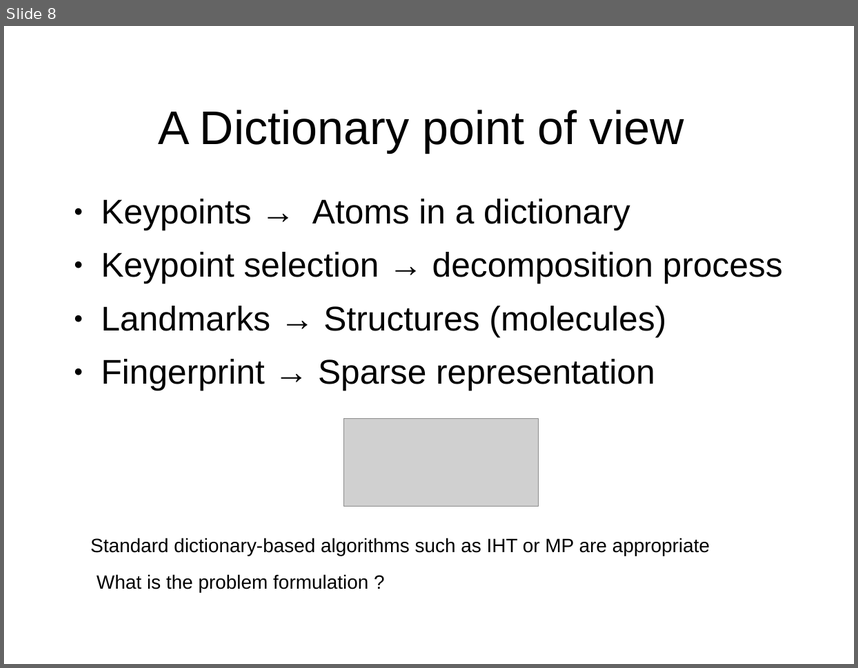
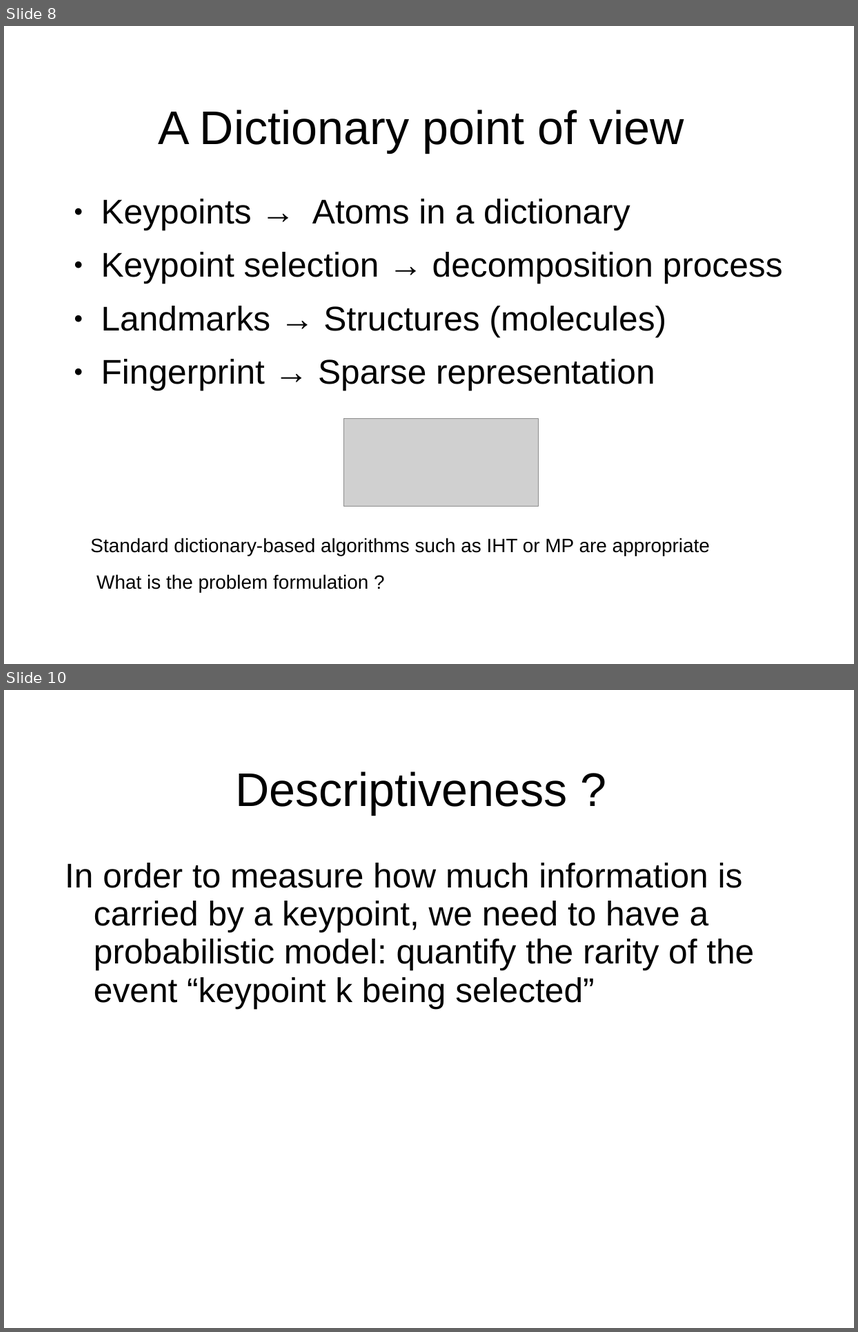
Before and after one commit to mmoussallam/audio-sketch, a slide deck: src/icassp14_fgpt/icassp14/slides.ppt. Shown one above the other, each under a label of ours: slide 8 before the commit, slides 8 and 10 after it; the slides between them are not shown. The pictures are 858x668 and 858x1332 pixels, drawn with LibreOffice and Linux fonts; fonts in the diff are those of the drawing; grey boxes stand for pictures; background and template pictures are left out. Boxes give left, top, right and bottom in pixels: in the first picture for what was removed or moved away, otherwise in the second. Text is boxed around its words. In the diff, an @@ line names an element or a change of style, - is before the commit and + after.

```diff
--- a/src/icassp14_fgpt/icassp14/slides.ppt
+++ b/src/icassp14_fgpt/icassp14/slides.ppt
@@ slide 10 added at <box>4,690,854,1328</box>, background picture (left out) @@
@@ title added at <box>235,771,568,815</box>, 44 pt, text #000000 @@
+Descriptiveness ?
@@ text added at <box>65,862,754,1008</box>, 32 pt, text #000000 @@
+In order to measure how much information is carried by a keypoint, we need to have a probabilistic model: quantify the rarity of the event “keypoint k being selected”
```
Also in this commit, not shown: 2 slides changed, 8 other slides added, 6 other files.
